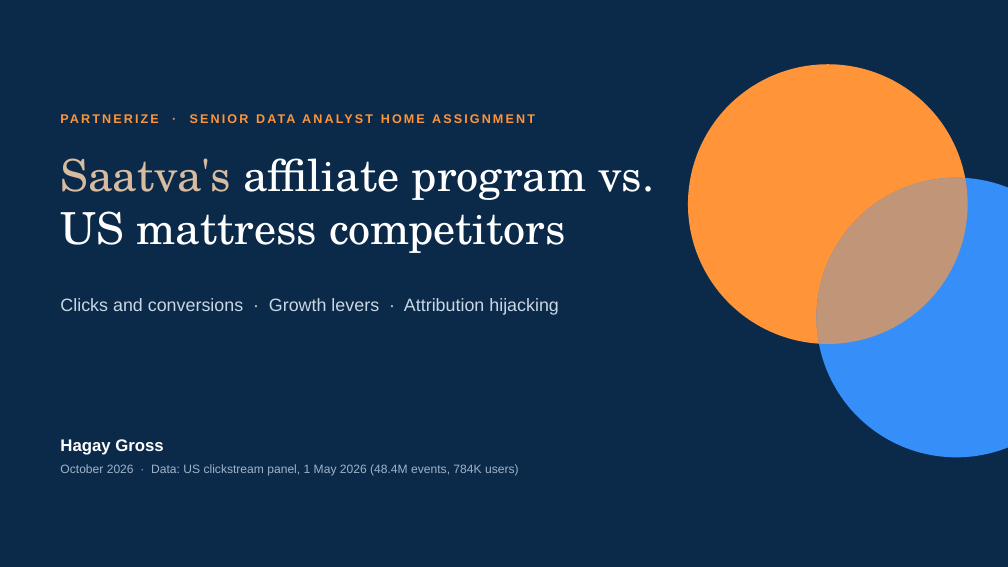
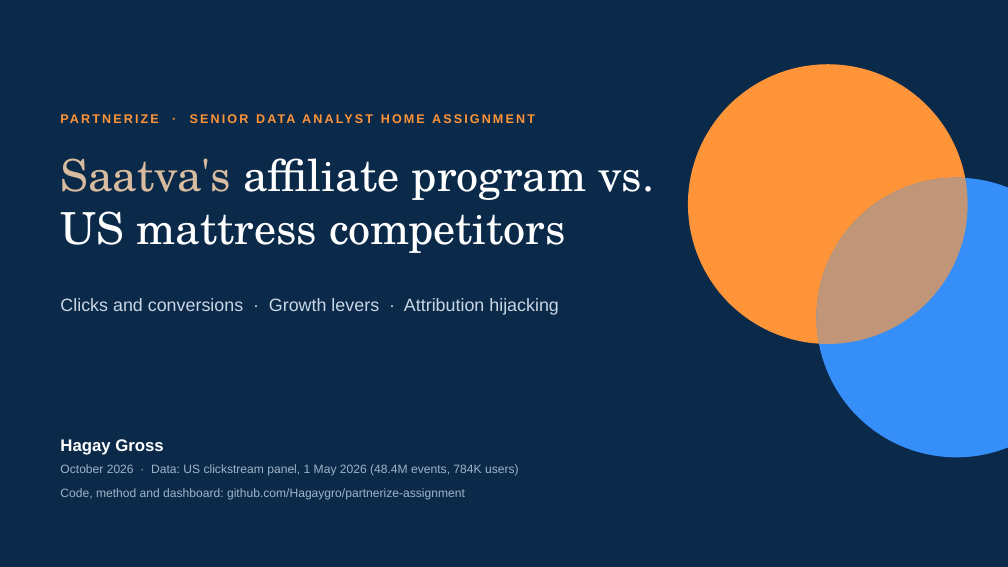
Before and after one commit to Hagaygro/partnerize-assignment, a slide deck: slide 1 of deck/saatva_affiliate_analysis.pptx. Drawn at 1008x567 pixels with LibreOffice and Linux fonts; fonts in the diff are those of the drawing. Boxes give left, top, right and bottom in pixels: in the first picture for what was removed or moved away, otherwise in the second. Text is boxed around its words. In the diff, an @@ line names an element or a change of style, - is before the commit and + after.

```diff
--- a/deck/saatva_affiliate_analysis.pptx
+++ b/deck/saatva_affiliate_analysis.pptx
@@ text added at [60, 488, 465, 499], 11.5 pt, text #9FB3C8 @@
+Code, method and dashboard: github.com/Hagaygro/partnerize-assignment
```
Also in this commit, not shown: 4 other slides changed, 11 slides removed, 4 other files.
